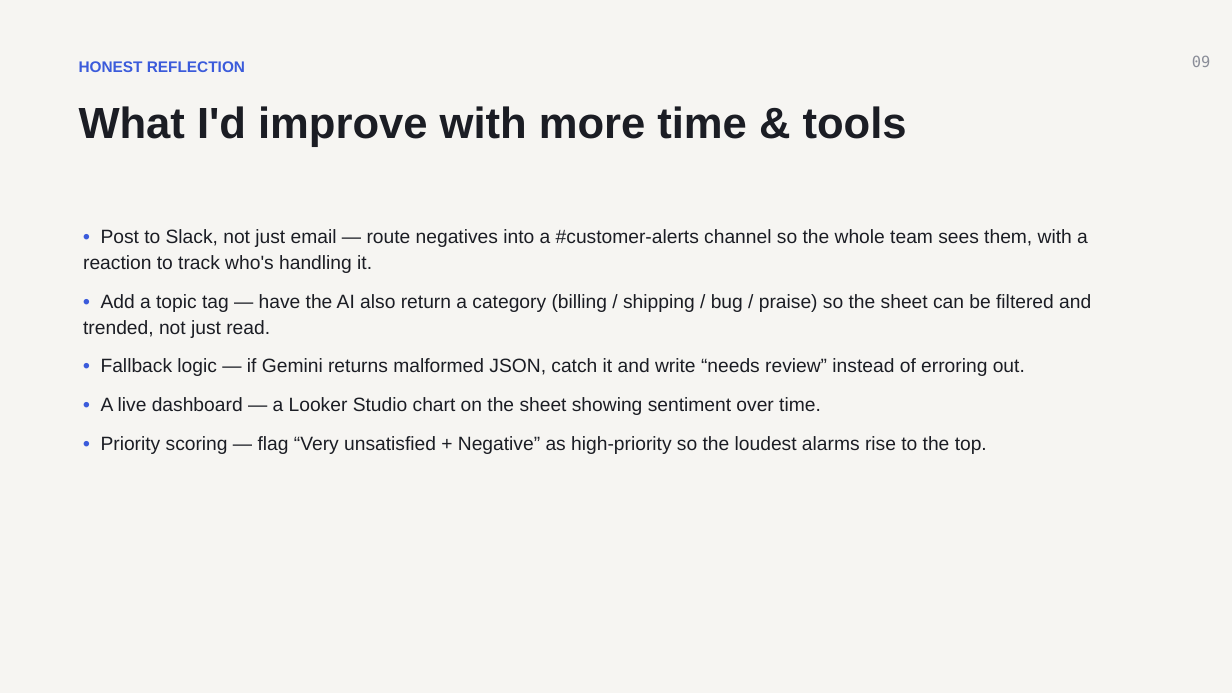
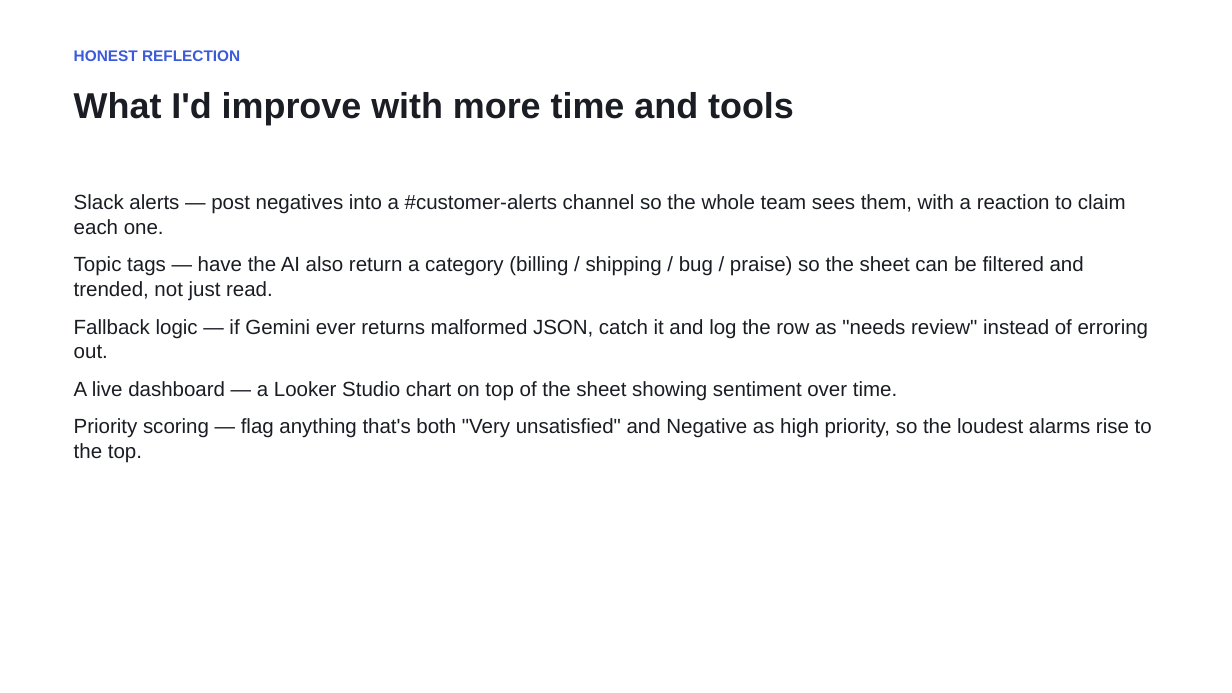
Before and after one commit to JasonTeixeira/tripleten-ai-automation-portfolio, a slide deck: slide 9 of projects/automated-feedback-analysis/Automated-Feedback-Analysis-Jason-Teixeira.pptx. Drawn at 1232x693 pixels with LibreOffice and Linux fonts; fonts in the diff are those of the drawing. Boxes give left, top, right and bottom in pixels: in the first picture for what was removed or moved away, otherwise in the second. Text is boxed around its words. In the diff, an @@ line names an element or a change of style, - is before the commit and + after.

Commit message:
feat: complete feedback-analysis project — live Make scenario, real run artifacts, submission links
- Built and verified the 5-module Make scenario (Forms -> Gemini 2.5 Flash ->
  Parse JSON -> Sheets -> Gmail with Negative-only filter); scheduling ON
- 7 real form responses processed: 3 Positive / 2 Neutral / 2 Negative,
  2 alert emails delivered
- Prompt hardened after a borderline case flip-flopped across runs
  (explicit classification rules; temp 0.2)
- Real screenshots (workflow, sheet, alert email) + exported blueprint.json
- Rebuilt the deck with embedded screenshots and live links; published as
  Google Slides; Sheet + blueprint shared view-only
- README/PRESENTATION prose pass + submission links filled in

```diff
--- a/projects/automated-feedback-analysis/Automated-Feedback-Analysis-Jason-Teixeira.pptx
+++ b/projects/automated-feedback-analysis/Automated-Feedback-Analysis-Jason-Teixeira.pptx
@@ rectangle removed at bbox=[0, 0, 1232, 693] @@
@@ text "HONEST REFLECTION": place and size @@
-text "HONEST REFLECTION" at bbox=[79, 61, 245, 72]
+text "HONEST REFLECTION" at bbox=[74, 50, 240, 61]
@@ text "HONEST REFLECTION" at bbox=[74, 50, 240, 61]: line spacing 1.08 to 1 @@
@@ text removed at bbox=[1192, 55, 1210, 67] @@
-09
@@ text at bbox=[74, 92, 794, 125]: text changed; size 34 to 28 pt @@
-What I'd improve with more time & tools
+What I'd improve with more time and tools
@@ text at bbox=[74, 194, 1152, 463]: text changed; size 15 to 16 pt @@
-• Post to Slack, not just email — route negatives into a #customer-alerts channel so the whole team sees them, with a reaction to track who's handling it.
-• Add a topic tag — have the AI also return a category (billing / shipping / bug / praise) so the sheet can be filtered and trended, not just read.
-• Fallback logic — if Gemini returns malformed JSON, catch it and write “needs review” instead of erroring out.
-• A live dashboard — a Looker Studio chart on the sheet showing sentiment over time.
-• Priority scoring — flag “Very unsatisfied + Negative” as high-priority so the loudest alarms rise to the top.
+Slack alerts — post negatives into a #customer-alerts channel so the whole team sees them, with a reaction to claim each one.
+Topic tags — have the AI also return a category (billing / shipping / bug / praise) so the sheet can be filtered and trended, not just read.
+Fallback logic — if Gemini ever returns malformed JSON, catch it and log the row as "needs review" instead of erroring out.
+A live dashboard — a Looker Studio chart on top of the sheet showing sentiment over time.
+Priority scoring — flag anything that's both "Very unsatisfied" and Negative as high priority, so the loudest alarms rise to the top.
```
Also in this commit, not shown: 7 other slides changed, 2 slides added, 2 slides removed, 10 other files.
